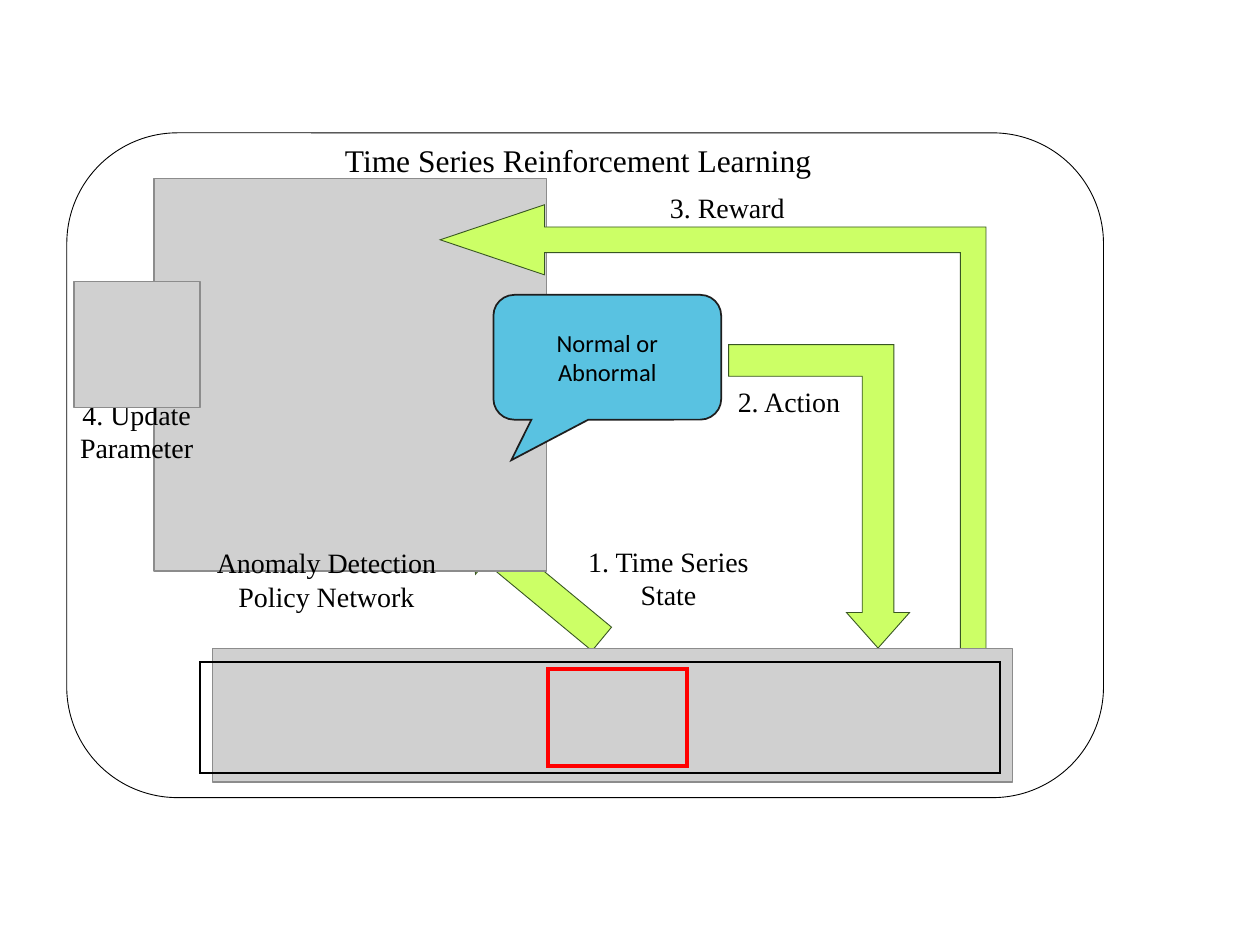
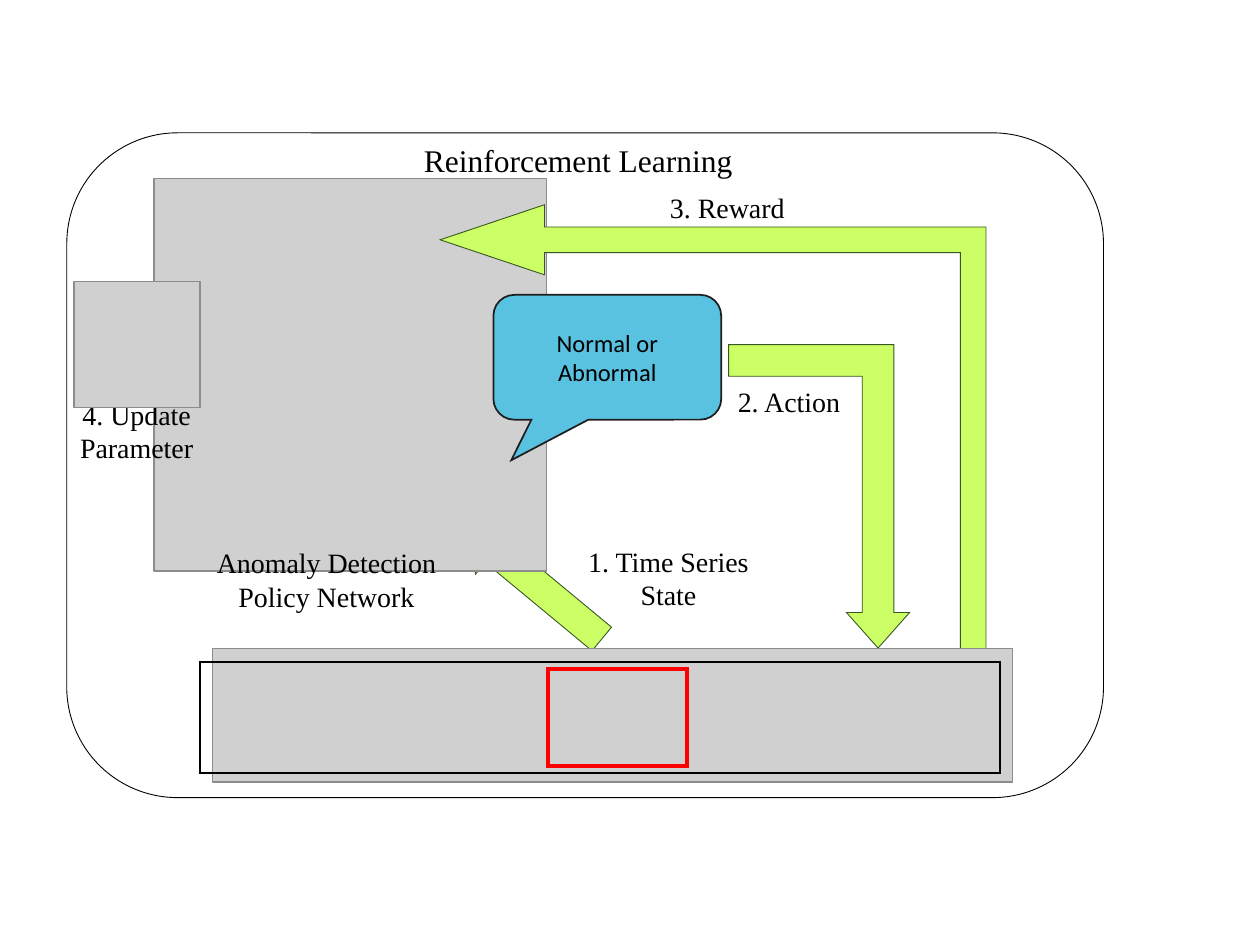
Before and after one commit to gitwetguy/paperwork, a slide deck: slide 5 of 碩論/素材.pptx. Drawn at 1260x945 pixels with LibreOffice and Linux fonts; fonts in the diff are those of the drawing; grey boxes stand for pictures. Boxes give left, top, right and bottom in pixels: in the first picture for what was removed or moved away, otherwise in the second. Text is boxed around its words. In the diff, an @@ line names an element or a change of style, - is before the commit and + after.

```diff
--- a/碩論/素材.pptx
+++ b/碩論/素材.pptx
@@ text at (424,150,733,178): text changed @@
-Time Series Reinforcement Learning
+Reinforcement Learning
```
Also in this commit, not shown: 1 slide added, 9 other files.
